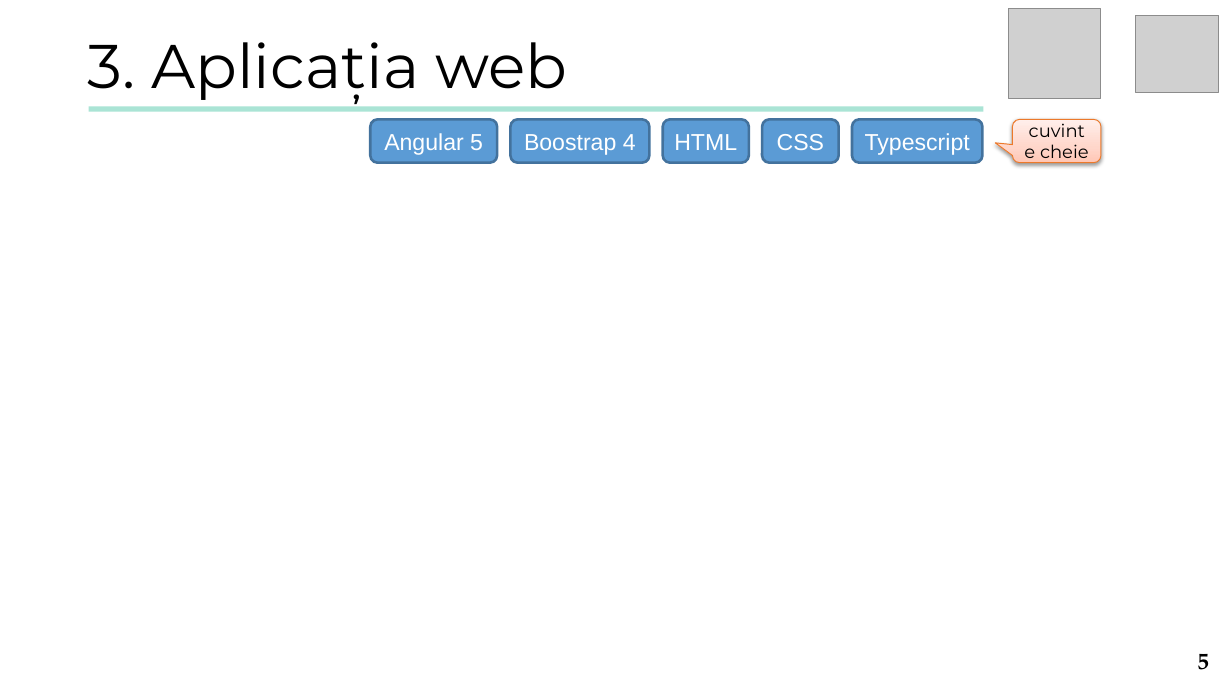
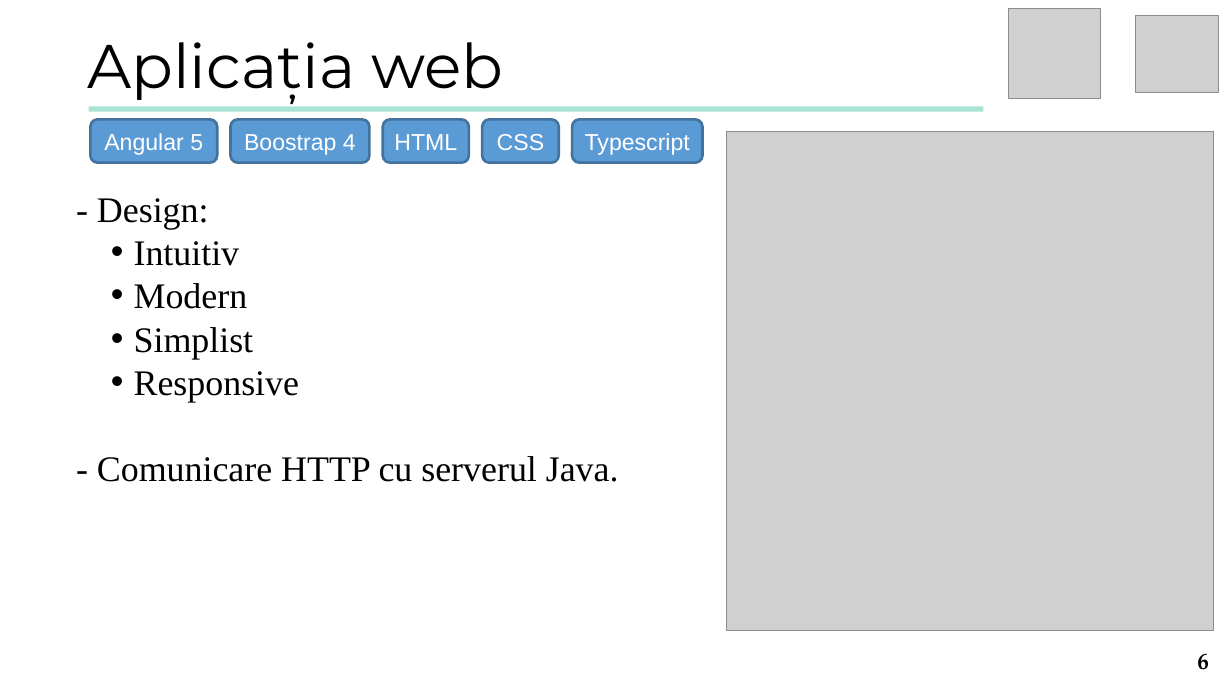
Before and after one commit to turcunicusor/Licenta, a slide deck: slide 6 of Documentation/Presentation.pptx (slide 5 before the commit). Drawn at 1232x693 pixels with LibreOffice and Linux fonts; fonts in the diff are those of the drawing; grey boxes stand for pictures. Boxes give left, top, right and bottom in pixels: in the first picture for what was removed or moved away, otherwise in the second. Text is boxed around its words. In the diff, an @@ line names an element or a change of style, - is before the commit and + after.

```diff
--- a/Documentation/Presentation.pptx
+++ b/Documentation/Presentation.pptx
@@ text at bbox=[87, 42, 504, 103]: text changed @@
-3. Aplicația web
+Aplicația web
@@ 5 rounded rectangles: place and size @@
-5 rounded rectangles at bbox=[371, 119, 982, 163]
+5 rounded rectangles at bbox=[91, 119, 702, 163]
@@ rounded speech box removed at bbox=[1013, 119, 1102, 163] @@
-cuvinte cheie
@@ picture added at bbox=[727, 131, 1214, 630] @@
@@ text added at bbox=[97, 198, 619, 482], 28 pt, text #000000 @@
+- Design:
+• Intuitiv
+• Modern
+• Simplist
+• Responsive
+- Comunicare HTTP cu serverul Java.
@@ page number at bbox=[1197, 653, 1209, 670]: text changed @@
-5
+6
```
Also in this commit, not shown: 10 other slides changed, 2 slides added, 1 slide removed, 4 other files.
